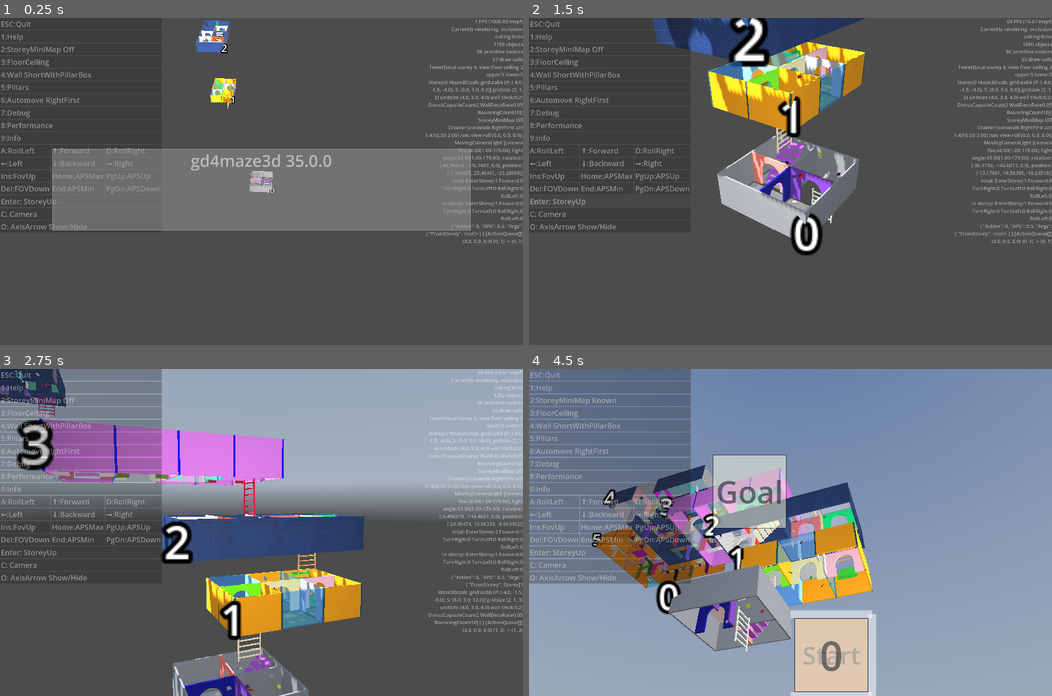
Above: before the commit, frames 1-4 (two rows, left to right).
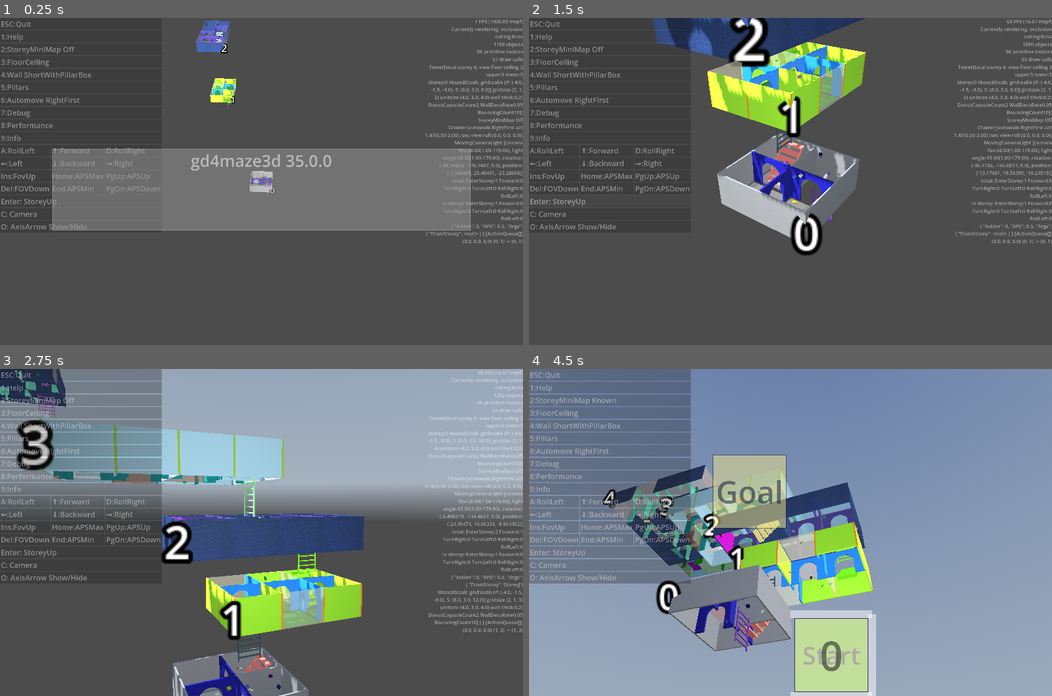
Above: after the commit, the same moments.

Repository: kasworld/gd4maze3d
Game: Godot game, scene res://main.tscn
The game is run twice, just before and just after one commit, with the same random seed, the same clock (stepped at 60 frames per second) and the same inputs. A sky picture missing from this copy of the repository is replaced by a grey-blue gradient.
Inputs (mouse positions are in pixels of both pictures, inside the frame that each line leads up to):
- Up to frame 1 (0.25 s): no input
- Up to frame 2 (1.5 s): click "Enter: StoreyUp" at 0.5 s; click "Enter: StoreyUp" at 1.25 s
- Up to frame 3 (2.75 s): tap Enter at 2 s; move the mouse to (376, 516) at 2.02 s; hold Right from 2.03 s (still down); tap Q at 2.1 s; click (376, 516) at 2.17 s
- Up to frame 4 (4.5 s): move the mouse to (685, 548) at 2.77 s; release Right at 2.78 s; hold Down 2.78-3.53 s; tap E at 2.85 s; move the mouse to (842, 460) at 3.52 s; hold Right 3.53-4.28 s; tap 1 at 3.6 s; move the mouse to (764, 597) at 4.27 s; hold Up from 4.28 s (still down); tap 2 at 4.35 s; click (764, 597) at 4.42 s

The runs differ from the first frame. In frame 1, 0.5% of the frame differs, in the area x 38-52%, y 1-52%; in frame 2, 6.1%; in frame 3, 13%; in frame 4, 15%, in the area x 12-66%, y 26-99%.

Commit message:
multimesh archdoor

Diff:
--- a/maze_3d/arch_door/arch_door.gd
+++ b/maze_3d/arch_door/arch_door.gd
@@ -1,31 +1,53 @@
 extends Node3D
 class_name ArchDoor
 
+
 ## face Z+ wall with door
-
 func init(size :Vector3, co :Color) -> ArchDoor:
-	var wall := MakeArchDoorMesh(size,co)
+	var wall := MakeArchDoorMeshH(size,MakeColorMaterial(co))
 	bake.call_deferred(wall)
 	return self
 
-func bake(wall_mesh :CSGShape3D) -> void:
-	$MeshInstance3D.mesh = wall_mesh.bake_static_mesh()
+func bake(csg :CSGShape3D) -> void:
+	$MeshInstance3D.mesh = csg.bake_static_mesh()
 
-static func MakeArchDoorMesh(size :Vector3, co :Color) -> CSGShape3D:
+## face Z+ wall with door
+static func MakeArchDoorMeshH(size :Vector3, mat :StandardMaterial3D) -> CSGShape3D:
 	var wall := CSGBox3D.new()
 	wall.size = size
-	wall.material = MakeColorMaterial(co)
+	wall.material = mat
 	var door_low := CSGBox3D.new()
 	door_low.size = Vector3(size.x/2,size.y/2,size.z)
-	door_low.material = MakeColorMaterial(co)
+	door_low.material = mat
 	door_low.operation = CSGShape3D.OPERATION_SUBTRACTION
 	door_low.position.y = -size.y * 0.25
 	var hole := CSGCylinder3D.new()
-	hole.material = MakeColorMaterial(co)
+	hole.material = mat
 	hole.radius = size.x/4
 	hole.height = size.z *2
 	hole.sides = 64
 	hole.rotate_x(PI/2)
+	hole.operation = CSGShape3D.OPERATION_SUBTRACTION
+	wall.add_child(door_low)
+	wall.add_child(hole)
+	return wall
+
+## face X+ wall with door
+static func MakeArchDoorMeshV(size :Vector3, mat :StandardMaterial3D) -> CSGShape3D:
+	var wall := CSGBox3D.new()
+	wall.size = size
+	wall.material = mat
+	var door_low := CSGBox3D.new()
+	door_low.size = Vector3(size.x,size.y/2,size.z/2)
+	door_low.material = mat
+	door_low.operation = CSGShape3D.OPERATION_SUBTRACTION
+	door_low.position.y = -size.y * 0.25
+	var hole := CSGCylinder3D.new()
+	hole.material = mat
+	hole.radius = size.z/4
+	hole.height = size.x *2
+	hole.sides = 64
+	hole.rotate_z(PI/2)
 	hole.operation = CSGShape3D.OPERATION_SUBTRACTION
 	wall.add_child(door_low)
 	wall.add_child(hole)
--- a/maze_3d/maze_3d.gd
+++ b/maze_3d/maze_3d.gd
@@ -19,6 +19,7 @@
 var main_wall_mat :StandardMaterial3D
 var sub_wall_mat :StandardMaterial3D
 var pillar_box_mat :StandardMaterial3D
+var door_mat :StandardMaterial3D
 
 func _to_string() -> String:
 	return "Maze3D[calc_grid:%s wall thick:%.1f]" % [
@@ -58,18 +59,20 @@
 	PreCalced.WallSize_V_Short = PreCalced.WallSize_V_Long - Vector3(0, 0, wall_thick)
 	return self
 
-func init_with_material(matmain :StandardMaterial3D, matsub :StandardMaterial3D) -> Maze3D:
+func init_with_material(matmain :StandardMaterial3D, matsub :StandardMaterial3D, codoor :Color) -> Maze3D:
 	sub_wall_mat = matsub
 	main_wall_mat = matmain
 	pillar_box_mat = main_wall_mat.duplicate()
 	pillar_box_mat.uv1_scale = Vector3( 3.0/20, 2, 1)
+	door_mat = MakeColorMaterial(codoor)
 	exec_make()
 	return self
 
-func init_with_color(comain :Color, cosub :Color, copillarbox :Color) -> Maze3D:
+func init_with_color(comain :Color, cosub :Color, copillarbox :Color, codoor :Color) -> Maze3D:
 	sub_wall_mat = MakeColorMaterial(Color( cosub, 0.5), true)
 	main_wall_mat = MakeColorMaterial(comain)
 	pillar_box_mat = MakeColorMaterial(copillarbox)
+	door_mat = MakeColorMaterial(codoor)
 	exec_make()
 	return self
 
@@ -144,13 +147,6 @@
 	for i in pos_list.size():
 		var t := Transform3D(Basis(), pos_list[i])
 		mms.multimesh.set_instance_transform(i,t)
-
-func make_wall_multi_shape(mms :MultiMeshShape, mat :Material, sz :Vector3, pos_list :Array) -> void:
-	var mesh := BoxMesh.new()
-	mesh.size = sz
-	mesh.material = mat
-	mms.init_with_mesh(mesh, pos_list.size())
-	pos_multimeshshape(mms, pos_list)
 
 func make_wall_by_maze() -> void:
 	var pos_list_V_main :Array
@@ -170,11 +166,41 @@
 				else:
 					pos_list_H_main.append(calc_wall_pos_face_H(x,y))
 	maze_cells.iter_wall(add_wall_at)
-
 	make_wall_multi_shape($WallContainer/VMain, main_wall_mat, PreCalced.WallSize_V_Long, pos_list_V_main)
 	make_wall_multi_shape($WallContainer/HMain, main_wall_mat, PreCalced.WallSize_H_Long, pos_list_H_main)
 	make_wall_multi_shape($WallContainer/VSub, sub_wall_mat, PreCalced.WallSize_V_Long, pos_list_V_sub)
 	make_wall_multi_shape($WallContainer/HSub, sub_wall_mat, PreCalced.WallSize_H_Long, pos_list_H_sub)
+func make_wall_multi_shape(mms :MultiMeshShape, mat :Material, sz :Vector3, pos_list :Array) -> void:
+	var mesh := BoxMesh.new()
+	mesh.size = sz
+	mesh.material = mat
+	mms.init_with_mesh(mesh, pos_list.size())
+	pos_multimeshshape(mms, pos_list)
+
+func make_door_by_maze() -> void:
+	var pos_list_V :Array
+	var pos_list_H :Array
+	var add_door_at := func(x :int, y :int, dir :Maze.Flag) -> void:
+		match dir:
+			Maze.Flag.West, Maze.Flag.East:
+				pos_list_V.append(calc_wall_pos_face_V(x,y))
+			Maze.Flag.North, Maze.Flag.South:
+				pos_list_H.append(calc_wall_pos_face_H(x,y))
+	maze_cells.iter_open(add_door_at)
+
+	var csgH := ArchDoor.MakeArchDoorMeshH(PreCalced.WallSize_H_Long, door_mat)
+	bake_door.call_deferred($DoorContainer/HDoor,pos_list_H, csgH)
+	var csgV := ArchDoor.MakeArchDoorMeshV(PreCalced.WallSize_V_Long, door_mat)
+	bake_door.call_deferred($DoorContainer/VDoor,pos_list_V, csgV)
+
+	#make_door_multi_shape($DoorContainer/VDoor, door_mat, PreCalced.WallSize_V_Long, pos_list_V)
+	#make_door_multi_shape($DoorContainer/HDoor, door_mat, PreCalced.WallSize_H_Long, pos_list_H)
+#func make_door_multi_shape(mms :MultiMeshShape, mat :Material, sz :Vector3, pos_list :Array) -> void:
+	#var csg := ArchDoor.MakeArchDoorMesh(sz, mat)
+	#bake_door.call_deferred(mms,pos_list, csg)
+func bake_door(mms :MultiMeshShape, pos_list :Array, csg :CSGShape3D) -> void:
+	mms.init_with_mesh(csg.bake_static_mesh(), pos_list.size())
+	pos_multimeshshape(mms, pos_list)
 
 func calc_wall_pos_face_V(x :int, y :int) -> Vector3:
 	return calc_grid.posi_to_linepos(Vector3i(x,0,y)) + Vector3(0, calc_grid.unit_size.y/2, calc_grid.unit_size.z/2)
--- a/maze_3d/maze_3d.tscn
+++ b/maze_3d/maze_3d.tscn
@@ -23,6 +23,12 @@
 resource_local_to_scene = true
 
 [sub_resource type="MultiMesh" id="MultiMesh_8b0s3"]
+resource_local_to_scene = true
+
+[sub_resource type="MultiMesh" id="MultiMesh_ql2o8"]
+resource_local_to_scene = true
+
+[sub_resource type="MultiMesh" id="MultiMesh_wt04w"]
 resource_local_to_scene = true
 
 [node name="Maze3D" type="Node3D" unique_id=1197400707]
@@ -51,3 +57,11 @@
 [node name="BoxPillars" parent="." unique_id=1384246334 instance=ExtResource("3_7je7j")]
 visible = false
 multimesh = SubResource("MultiMesh_8b0s3")
+
+[node name="DoorContainer" type="Node3D" parent="." unique_id=1483625774]
+
+[node name="VDoor" parent="DoorContainer" unique_id=1447953381 instance=ExtResource("3_7je7j")]
+multimesh = SubResource("MultiMesh_ql2o8")
+
+[node name="HDoor" parent="DoorContainer" unique_id=2048096635 instance=ExtResource("3_7je7j")]
+multimesh = SubResource("MultiMesh_wt04w")
--- a/storey/storey.gd
+++ b/storey/storey.gd
@@ -102,15 +102,16 @@
 	storey_height = cell_size.y + floor_ceiling_height * 2
 	add_child(maze3d)
 	if num % 2 ==0 :
-		maze3d.init_with_material(TexMat.make_mainwall_mat(),TexMat.make_subwall_mat() )
+		maze3d.init_with_material(TexMat.make_mainwall_mat(),TexMat.make_subwall_mat(), RandomColorIter.get_and_next() )
 	else:
 		maze3d.init_with_color(
-			RandomColorIter.get_and_next(), RandomColorIter.get_and_next(), RandomColorIter.get_and_next())
+			RandomColorIter.get_and_next(), RandomColorIter.get_and_next(), RandomColorIter.get_and_next(), RandomColorIter.get_and_next())
 	sw.split("maze3d init_with_material")
 	maze3d.maze_cells.iter_wall(add_wall_deco_at)
 	sw.split("maze3d add_wall_deco_at")
-	maze3d.maze_cells.iter_open(add_open_deco_at)
-	sw.split("maze3d add_open_deco_at")
+	#maze3d.maze_cells.iter_open(add_open_deco_at)
+	maze3d.make_door_by_maze()
+	sw.split("maze3d makedoor")
 	storey_num = num
 	놓인것들 = PlacedThings.new(maze3d.PreCalced.Grid2D)
 	var 구석자리목록 :Array[Vector2i] = maze3d.maze_cells.make_posi_list_by_open_count(1)
@@ -229,16 +230,6 @@
 		pobj.position = maze3d.mazepos2storeypos(p, -maze3d.calc_grid.unit_size.y*0.3)
 		$PlacedThings.add_child(pobj)
 		놓인것들.set_at(p,pobj)
-
-func add_open_deco_at(x :int, y :int, dir_flag :Maze.Flag) -> void:
-	var archdoor :ArchDoor = preload("res://maze_3d/arch_door/arch_door.tscn").instantiate()
-	archdoor.init( Vector3(maze3d.calc_grid.unit_size.x-maze3d.WallThick, maze3d.calc_grid.unit_size.y, maze3d.WallThick), RandomColorIter.get_and_next() )
-	if dir_flag == Maze.Flag.East or dir_flag == Maze.Flag.West:
-		archdoor.position = maze3d.calc_wall_pos_face_V(x,y)
-		archdoor.rotation.y = PI/2
-	else:
-		archdoor.position = maze3d.calc_wall_pos_face_H(x,y)
-	$DoorContainer.add_child(archdoor)
 
 var line2d_subviewport :SubViewport
 var minimap_subviewport :SubViewport
